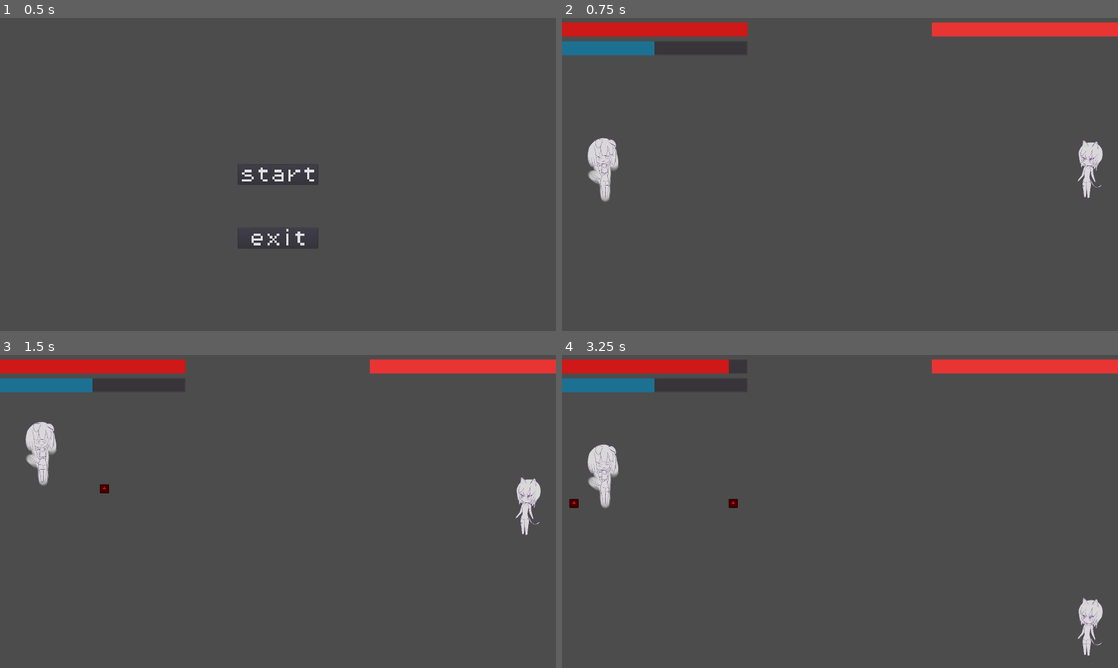
Above: before the commit, frames 1-4 (two rows, left to right).
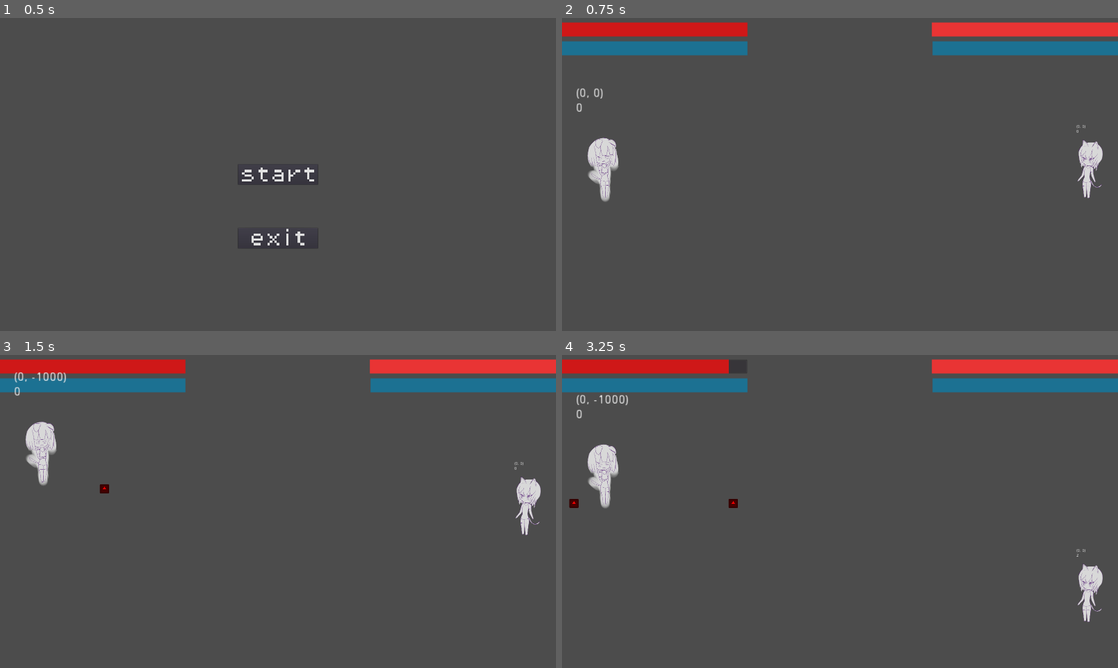
Above: after the commit, the same moments.

Repository: BeatMil/cat_vs_dog
Game: Godot game, scene res://scene/mainmenu.tscn
The game is run twice, just before and just after one commit, with the same random seed, the same clock (stepped at 60 frames per second) and the same inputs. The engine's default icon, where the game draws it, is replaced by a stand-in: a white triangle on a blue panel in a dark square.
Inputs:
- Up to frame 1 (0.5 s): no input
- Up to frame 2 (0.75 s): click "start" at 0.5 s
- Up to frame 3 (1.5 s): tap Enter at 1.25 s; hold O (p1_up) from 1.28 s (still down); tap E (p1_attack) at 1.35 s
- Up to frame 4 (3.25 s): tap T (p2_attack) at 1.55, 2.1 s; release O (p1_up) at 2.03 s; hold U (p1_down) 2.03-2.78 s; tap N (p2_down) at 2.3 s; hold O (p1_up) from 2.78 s (still down); hold N (p2_down) from 2.78 s (still down); tap H (p2_up) at 3.05 s

Frame 1 is identical in both runs. In frame 2, 2.4% of the frame differs, in the area x 2-100%, y 7-37%; in frame 3, 2.5%; in frame 4, 3.3%, in the area x 2-100%, y 7-97%.

Commit message:
update gauge attack

Diff:
--- /dev/null
+++ b/prefabs/sniper_attack.tscn
@@ -0,0 +1,24 @@
+[gd_scene load_steps=4 format=2]
+
+[ext_resource path="res://icon.png" type="Texture" id=1]
+[ext_resource path="res://script/normal_attack.gd" type="Script" id=2]
+
+[sub_resource type="RectangleShape2D" id=1]
+extents = Vector2( 16, 128 )
+
+[node name="sniper_attack" type="Node2D"]
+script = ExtResource( 2 )
+speed = 6000
+
+[node name="Area2D" type="Area2D" parent="." groups=[
+"sniper_attack",
+]]
+
+[node name="CollisionShape2D" type="CollisionShape2D" parent="Area2D"]
+shape = SubResource( 1 )
+
+[node name="Sprite" type="Sprite" parent="."]
+modulate = Color( 0.772549, 0.0196078, 0.0196078, 1 )
+position = Vector2( 0, -3.8147e-06 )
+scale = Vector2( 0.5, 4 )
+texture = ExtResource( 1 )
--- a/project.godot
+++ b/project.godot
@@ -66,6 +66,11 @@
 "events": [ Object(InputEventKey,"resource_local_to_scene":false,"resource_name":"","device":0,"alt":false,"shift":false,"control":false,"meta":false,"command":false,"pressed":false,"scancode":84,"unicode":0,"echo":false,"script":null)
  ]
 }
+sniper={
+"deadzone": 0.5,
+"events": [ Object(InputEventKey,"resource_local_to_scene":false,"resource_name":"","device":0,"alt":false,"shift":false,"control":false,"meta":false,"command":false,"pressed":false,"scancode":46,"unicode":0,"echo":false,"script":null)
+ ]
+}
 
 [rendering]
 
--- a/scene/fight.tscn
+++ b/scene/fight.tscn
@@ -10,24 +10,24 @@
 [sub_resource type="RectangleShape2D" id=1]
 extents = Vector2( 1008, 10 )
 
+[sub_resource type="StyleBoxFlat" id=2]
+bg_color = Color( 0.815686, 0.0980392, 0.0980392, 1 )
+
+[sub_resource type="DynamicFont" id=3]
+
+[sub_resource type="StyleBoxFlat" id=4]
+bg_color = Color( 0.113725, 0.447059, 0.576471, 1 )
+
+[sub_resource type="StyleBoxFlat" id=5]
+bg_color = Color( 0.329412, 0.682353, 0.643137, 0.694118 )
+
 [sub_resource type="StyleBoxFlat" id=6]
-bg_color = Color( 0.815686, 0.0980392, 0.0980392, 1 )
-
-[sub_resource type="DynamicFont" id=2]
+draw_center = false
+
+[sub_resource type="RectangleShape2D" id=7]
+extents = Vector2( 10, 95.9996 )
 
 [sub_resource type="StyleBoxFlat" id=8]
-bg_color = Color( 0.113725, 0.447059, 0.576471, 1 )
-
-[sub_resource type="StyleBoxFlat" id=9]
-bg_color = Color( 0.329412, 0.682353, 0.643137, 0.694118 )
-
-[sub_resource type="StyleBoxFlat" id=10]
-draw_center = false
-
-[sub_resource type="RectangleShape2D" id=4]
-extents = Vector2( 10, 95.9996 )
-
-[sub_resource type="StyleBoxFlat" id=7]
 bg_color = Color( 0.917647, 0.207843, 0.207843, 1 )
 
 [node name="fight" type="Node2D"]
@@ -76,9 +76,9 @@
 margin_top = 80.0
 margin_right = 640.0
 margin_bottom = 128.0
-custom_styles/fg = SubResource( 8 )
+custom_styles/fg = SubResource( 4 )
 max_value = 120.0
-value = 60.0
+value = 120.0
 percent_visible = false
 __meta__ = {
 "_edit_group_": true,
@@ -104,16 +104,13 @@
 position = Vector2( 144, 512 )
 rotation = 0.00286608
 script = ExtResource( 4 )
-__meta__ = {
-"_edit_group_": true
-}
 
 [node name="dog" parent="P1/p1" instance=ExtResource( 2 )]
 scale = Vector2( 0.5, 0.5 )
 
 [node name="shape" type="CollisionShape2D" parent="P1/p1"]
 position = Vector2( -127.954, 16.3668 )
-shape = SubResource( 4 )
+shape = SubResource( 7 )
 
 [node name="ftime" type="Timer" parent="P1/p1"]
 wait_time = 0.2
@@ -125,6 +122,20 @@
 
 [node name="atk_timer" type="Timer" parent="P1/p1"]
 wait_time = 0.2
+
+[node name="recovery_timer" type="Timer" parent="P1/p1"]
+wait_time = 0.5
+
+[node name="console" type="Label" parent="P1/p1"]
+margin_left = -96.7792
+margin_top = -271.724
+margin_right = -20.7792
+margin_bottom = -223.724
+rect_scale = Vector2( 3, 3 )
+text = "beat yeah"
+__meta__ = {
+"_edit_use_anchors_": false
+}
 
 [node name="P2" type="Node2D" parent="."]
 
@@ -143,6 +154,36 @@
 "_edit_use_anchors_": false
 }
 
+[node name="mp_bar" type="ProgressBar" parent="P2"]
+margin_left = 1920.0
+margin_top = 128.0
+margin_right = 2560.0
+margin_bottom = 176.0
+rect_rotation = 180.0
+custom_styles/fg = SubResource( 4 )
+max_value = 120.0
+value = 120.0
+percent_visible = false
+__meta__ = {
+"_edit_group_": true,
+"_edit_use_anchors_": false
+}
+
+[node name="gauge_bar" type="ProgressBar" parent="P2/mp_bar"]
+margin_right = 640.0
+margin_bottom = 48.0
+custom_styles/fg = SubResource( 5 )
+custom_styles/bg = SubResource( 6 )
+step = 0.6
+percent_visible = false
+script = ExtResource( 5 )
+__meta__ = {
+"_edit_use_anchors_": false
+}
+
+[node name="gauge_bar_timer" type="Timer" parent="P2/mp_bar/gauge_bar"]
+wait_time = 0.01
+
 [node name="p2" type="KinematicBody2D" parent="P2"]
 position = Vector2( 1808, 512 )
 script = ExtResource( 6 )
@@ -156,24 +197,40 @@
 [node name="shape2" type="CollisionShape2D" parent="P2/p2"]
 position = Vector2( 96, 16 )
 rotation = 0.00286608
-shape = SubResource( 4 )
-
-[node name="ftime2" type="Timer" parent="P2/p2"]
-wait_time = 0.2
-one_shot = true
-
-[node name="dtime2" type="Timer" parent="P2/p2"]
+shape = SubResource( 7 )
+
+[node name="ftime" type="Timer" parent="P2/p2"]
+wait_time = 0.2
+one_shot = true
+
+[node name="dtime" type="Timer" parent="P2/p2"]
 wait_time = 0.1
 one_shot = true
 
-[node name="atk_timer2" type="Timer" parent="P2/p2"]
-wait_time = 0.2
+[node name="atk_timer" type="Timer" parent="P2/p2"]
+wait_time = 0.2
+
+[node name="recovery_timer" type="Timer" parent="P2/p2"]
+wait_time = 0.5
+
+[node name="console" type="Label" parent="P2/p2"]
+margin_left = -32.0
+margin_top = -144.0
+margin_right = 64.0
+margin_bottom = -96.0
+text = "beat"
+__meta__ = {
+"_edit_use_anchors_": false
+}
 [connection signal="value_changed" from="P1/hp_bar" to="." method="_on_hp_bar_value_changed"]
 [connection signal="timeout" from="P1/mp_bar/gauge_bar/gauge_bar_timer" to="P1/mp_bar/gauge_bar" method="_on_gauge_bar_timer_timeout"]
 [connection signal="timeout" from="P1/p1/ftime" to="P1/p1" method="_on_frame_window_timeout"]
 [connection signal="timeout" from="P1/p1/dtime" to="P1/p1" method="_on_dtime_timeout"]
 [connection signal="timeout" from="P1/p1/atk_timer" to="P1/p1" method="_on_atk_timer_timeout"]
+[connection signal="timeout" from="P1/p1/recovery_timer" to="P1/p1" method="_on_recovery_timer_timeout"]
 [connection signal="value_changed" from="P2/hp_bar" to="." method="_on_hp_bar_value_changed"]
-[connection signal="timeout" from="P2/p2/ftime2" to="P2/p2" method="_on_ftime2_timeout"]
-[connection signal="timeout" from="P2/p2/dtime2" to="P2/p2" method="_on_dtime2_timeout"]
-[connection signal="timeout" from="P2/p2/atk_timer2" to="P2/p2" method="_on_atk_timer2_timeout"]
+[connection signal="timeout" from="P2/mp_bar/gauge_bar/gauge_bar_timer" to="P2/mp_bar/gauge_bar" method="_on_gauge_bar_timer_timeout"]
+[connection signal="timeout" from="P2/p2/ftime" to="P2/p2" method="_on_ftime_timeout"]
+[connection signal="timeout" from="P2/p2/dtime" to="P2/p2" method="_on_dtime_timeout"]
+[connection signal="timeout" from="P2/p2/atk_timer" to="P2/p2" method="_on_atk_timer_timeout"]
+[connection signal="timeout" from="P2/p2/recovery_timer" to="P2/p2" method="_on_recovery_timer_timeout"]
--- a/script/gauge_bar.gd
+++ b/script/gauge_bar.gd
@@ -20,4 +20,8 @@
 	value = 0
 
 func _on_gauge_bar_timer_timeout():
-	value += step
+	# stop charging go beyond mp_bar
+	if value >= get_parent().value:
+		pass
+	else:
+		value += step
--- a/script/p1.gd
+++ b/script/p1.gd
@@ -7,6 +7,7 @@
 var motion = Vector2.ZERO
 var is_attacking = false
 const normal_attack = preload("res://prefabs/normal_attack.tscn")
+const sniper_attack = preload("res://prefabs/sniper_attack.tscn")
 
 # dash
 const NEUTRAL = 0
@@ -18,6 +19,7 @@
 var state = 0 # set intial state to walk
 const WALK = 0
 const DASH = 1
+const RECOVERY = 2
 
 
 # input history
@@ -32,6 +34,17 @@
 func _ready():
 	print("p1.gd")
 
+func _input(_event):
+	if Input.is_action_just_pressed("sniper"):
+		spawn_sniper_attack()
+
+func _process(_delta):
+	# $"console".text = String($"dtime".time_left)
+	$"console".text = "%s\n%s"%[motion,state]
+	# $"console".text += String(motion)
+	# $"console".text += "\n"
+	# $"console".text += String(state)
+
 
 func _physics_process(_delta):
 	if state == WALK:
@@ -42,6 +55,12 @@
 			spawn_normal_attack()
 			$"atk_timer".start()
 		elif Input.is_action_just_released("p1_attack"):
+
+			# gauge attack
+			if $"../mp_bar/gauge_bar".value >= 30:
+				$"../mp_bar".value -= 30
+				spawn_sniper_attack()
+
 			$"../mp_bar/gauge_bar".reset_gauge()
 			$"atk_timer".stop()
 		if Input.is_action_pressed("p1_up") and Input.is_action_pressed("p1_down"):
@@ -86,15 +105,16 @@
 		elif ready_down:
 			# move_local_y(50)
 			motion = Vector2(0,WALK_SPEED * 3)
+	elif state == RECOVERY:
+		motion = Vector2.ZERO
 
 	# I have no idea how to get rid of this warning
 	move_and_collide(motion * _delta)
 
 
 func _on_dtime_timeout():
-	comm_reset()
-	state = WALK
-	motion = Vector2.ZERO
+	state = RECOVERY
+	$"recovery_timer".start()
 
 
 func _on_atk_timer_timeout():
@@ -124,3 +144,18 @@
 	attack.position = cur_pos + Vector2(100,0) # spawn infront
 	attack.direction = 1
 	$"..".add_child(attack)
+
+
+func spawn_sniper_attack():
+	var cur_pos = $".".position
+	var attack = sniper_attack.instance()
+	attack.name = "sni_atk"
+	attack.position = cur_pos + Vector2(100,0) # spawn infront
+	attack.direction = 1
+	$"..".add_child(attack)
+
+
+func _on_recovery_timer_timeout():
+	comm_reset()
+	state = WALK
+	$"recovery_timer".stop()
--- a/script/p2.gd
+++ b/script/p2.gd
@@ -7,6 +7,7 @@
 var motion = Vector2.ZERO
 var is_attacking = false
 const normal_attack = preload("res://prefabs/normal_attack.tscn")
+const sniper_attack = preload("res://prefabs/sniper_attack.tscn")
 
 # dash
 const NEUTRAL = 0
@@ -18,6 +19,7 @@
 var state = 0 # set intial state to walk
 const WALK = 0
 const DASH = 1
+const RECOVERY = 2
 
 
 # input history
@@ -28,41 +30,39 @@
 var neutral = false
 
 
-# reset the dash system variables to false
-func comm_reset():
-	ready_up = false
-	ready_down = false
-	neutral = false
-
-
-func dash():
-	state = DASH
-	$"dtime2".start()
-
-
-func spawn_normal_attack():
-	var cur_pos = $".".position
-	var attack = normal_attack.instance()
-	attack.name = "nor_atk"
-	if get_parent().name == "P2":
-		attack.direction = -1
-		attack.position = cur_pos + Vector2(-100,0) # spawn infront
-	else:
-		attack.direction = 1
-		attack.position = cur_pos + Vector2(100,0) # spawn infront
-	$"..".add_child(attack)
 
 func _ready():
 	print("p2.gd")
+
+func _input(_event):
+	if Input.is_action_just_pressed("sniper"):
+		spawn_sniper_attack()
+
+func _process(_delta):
+	# $"console".text = String($"dtime".time_left)
+	$"console".text = "%s\n%s"%[motion,state]
+	# $"console".text += String(motion)
+	# $"console".text += "\n"
+	# $"console".text += String(state)
 
 
 func _physics_process(_delta):
 	if state == WALK:
 		if Input.is_action_just_pressed("p2_attack"):
+			$"../mp_bar/gauge_bar".start_gauge() # mp gauge bar
+
+			# these two go together
 			spawn_normal_attack()
-			$"atk_timer2".start()
+			$"atk_timer".start()
 		elif Input.is_action_just_released("p2_attack"):
-			$"atk_timer2".stop()
+
+			# gauge attack
+			if $"../mp_bar/gauge_bar".value >= 30:
+				$"../mp_bar".value -= 30
+				spawn_sniper_attack()
+
+			$"../mp_bar/gauge_bar".reset_gauge()
+			$"atk_timer".stop()
 		if Input.is_action_pressed("p2_up") and Input.is_action_pressed("p2_down"):
 			comm_reset()
 			motion = Vector2.ZERO
@@ -72,19 +72,19 @@
 			# if playe press up again before timer runs out,
 			# player wil dash
 			if not ready_up:
-				$"ftime2".start()
+				$"ftime".start()
 				ready_up = true
 				ready_down = false
 			elif ready_up and neutral:
-				$"ftime2".stop()
+				$"ftime".stop()
 				dash()
 		elif Input.is_action_just_pressed("p2_down"):
 			if not ready_down:
-				$"ftime2".start()
+				$"ftime".start()
 				ready_down = true
 				ready_up = false
 			elif ready_down and neutral:
-				$"ftime2".stop()
+				$"ftime".stop()
 				dash()
 		elif Input.is_action_pressed("p2_up"):
 			# move_local_y(-WALK_SPEED)
@@ -105,20 +105,57 @@
 		elif ready_down:
 			# move_local_y(50)
 			motion = Vector2(0,WALK_SPEED * 3)
+	elif state == RECOVERY:
+		motion = Vector2.ZERO
 
 	# I have no idea how to get rid of this warning
 	move_and_collide(motion * _delta)
 
 
-func _on_ftime2_timeout():
+func _on_dtime_timeout():
+	state = RECOVERY
+	$"recovery_timer".start()
+
+
+func _on_atk_timer_timeout():
+	spawn_normal_attack()
+
+
+# reset the dash system variables to false
+func comm_reset():
+	ready_up = false
+	ready_down = false
+	neutral = false
+
+
+func dash():
+	state = DASH
+	$"dtime".start()
+
+
+func _on_frame_window_timeout():
 	comm_reset()
 
 
-func _on_dtime2_timeout():
+func spawn_normal_attack():
+	var cur_pos = $".".position
+	var attack = normal_attack.instance()
+	attack.name = "nor_atk"
+	attack.position = cur_pos + Vector2(-100,0) # spawn infront
+	attack.direction = -1
+	$"..".add_child(attack)
+
+
+func spawn_sniper_attack():
+	var cur_pos = $".".position
+	var attack = sniper_attack.instance()
+	attack.name = "sni_atk"
+	attack.position = cur_pos + Vector2(-100,0) # spawn infront
+	attack.direction = -1
+	$"..".add_child(attack)
+
+
+func _on_recovery_timer_timeout():
 	comm_reset()
 	state = WALK
-	motion = Vector2.ZERO
-
-
-func _on_atk_timer2_timeout():
-	spawn_normal_attack()
+	$"recovery_timer".stop()
Not shown: 3 places in scene/fight.tscn that only renumber resources
